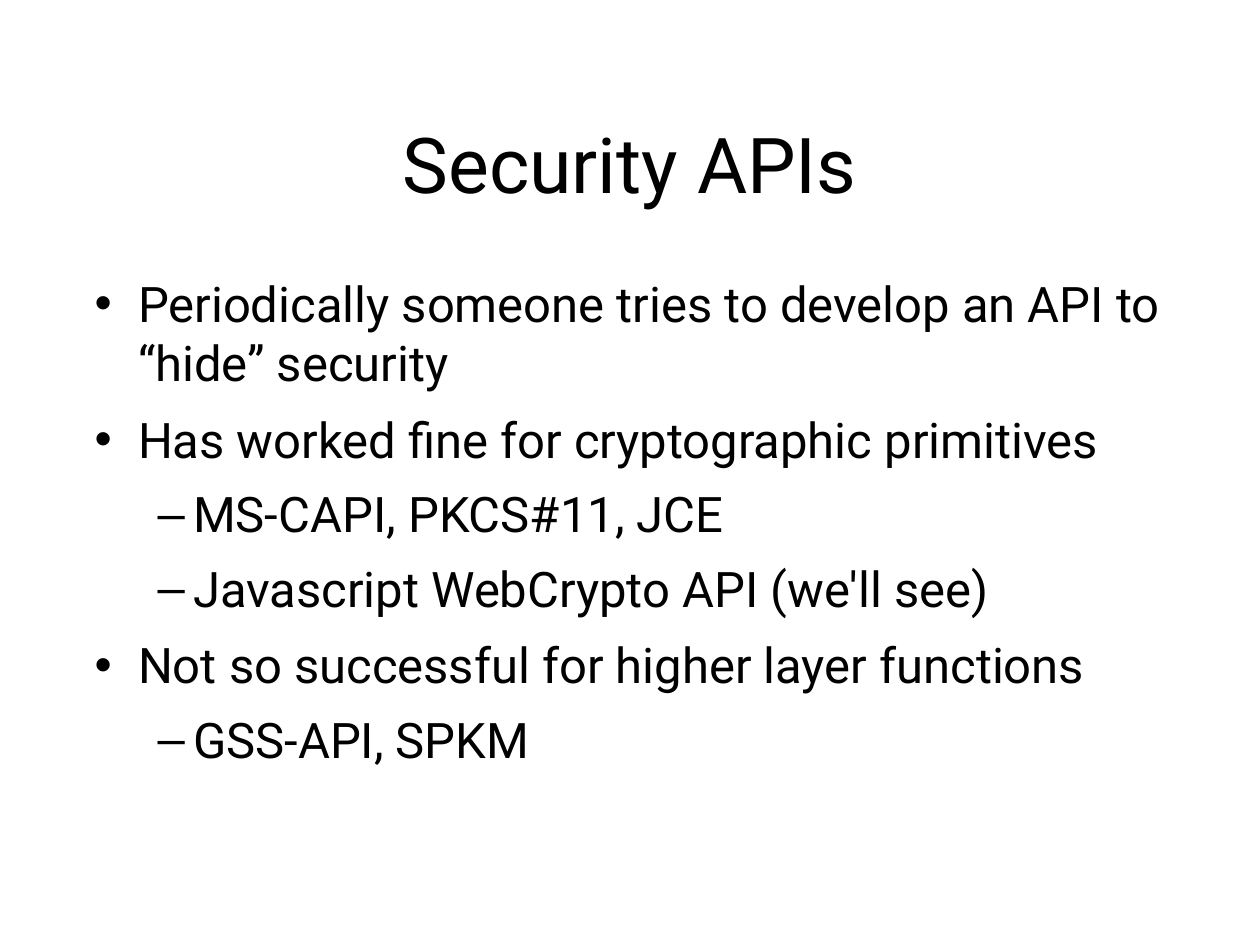
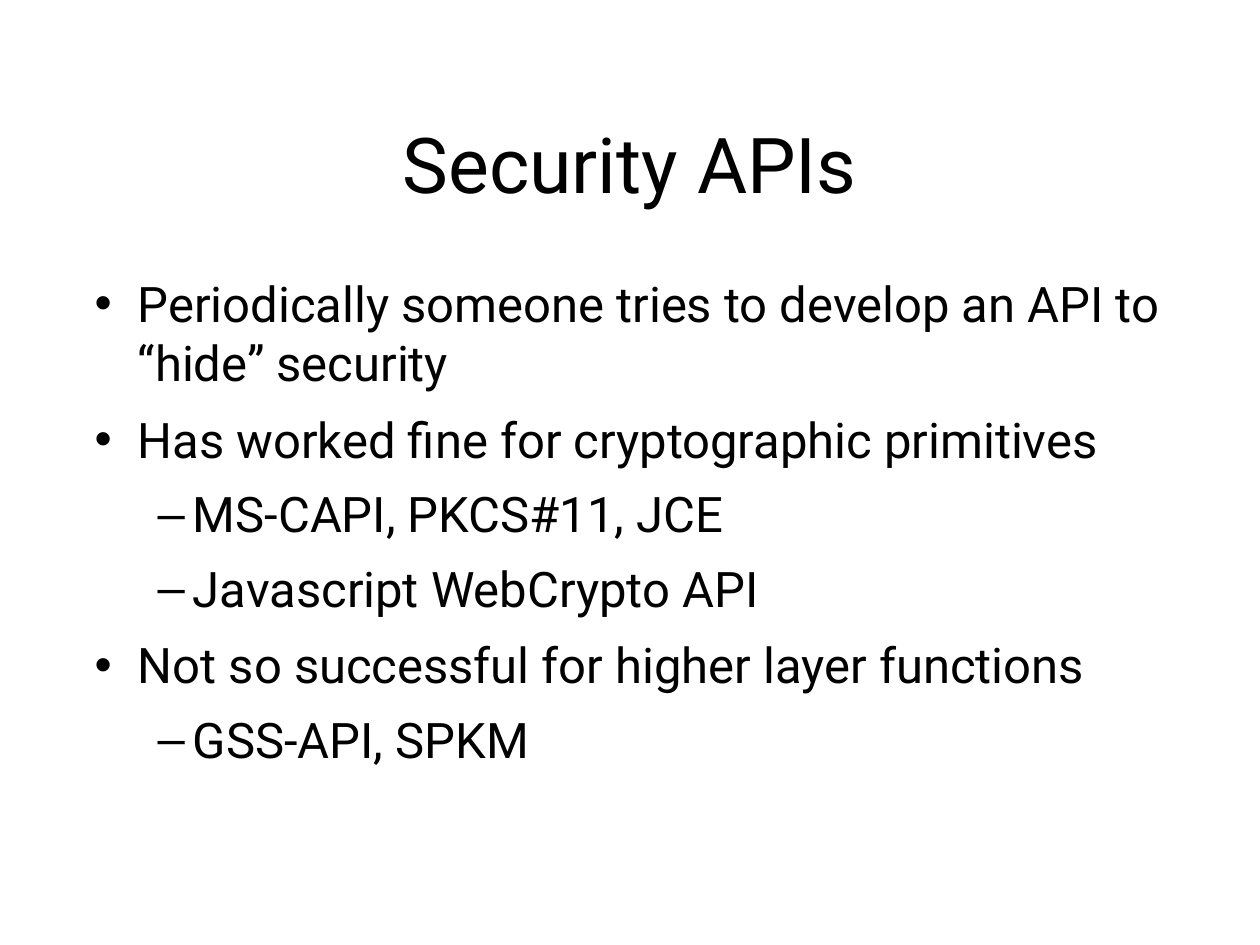
Before and after one commit to sftcd/cs7053, a slide deck: slide 20 of 2016lectures/02-concepts.ppt. Drawn at 1260x945 pixels with LibreOffice and Linux fonts; fonts in the diff are those of the drawing. Boxes give left, top, right and bottom in pixels: in the first picture for what was removed or moved away, otherwise in the second. Text is boxed around its words. In the diff, an @@ line names an element or a change of style, - is before the commit and + after.

```diff
--- a/2016lectures/02-concepts.ppt
+++ b/2016lectures/02-concepts.ppt
@@ text at <box>138,285,1159,765</box>: indent changed @@
@@ text at <box>193,570,758,618</box>: text changed @@
-  – Javascript WebCrypto API (we'll see)
+  – Javascript WebCrypto API
```
Also in this commit, not shown: 37 other slides changed, 9 other files.
